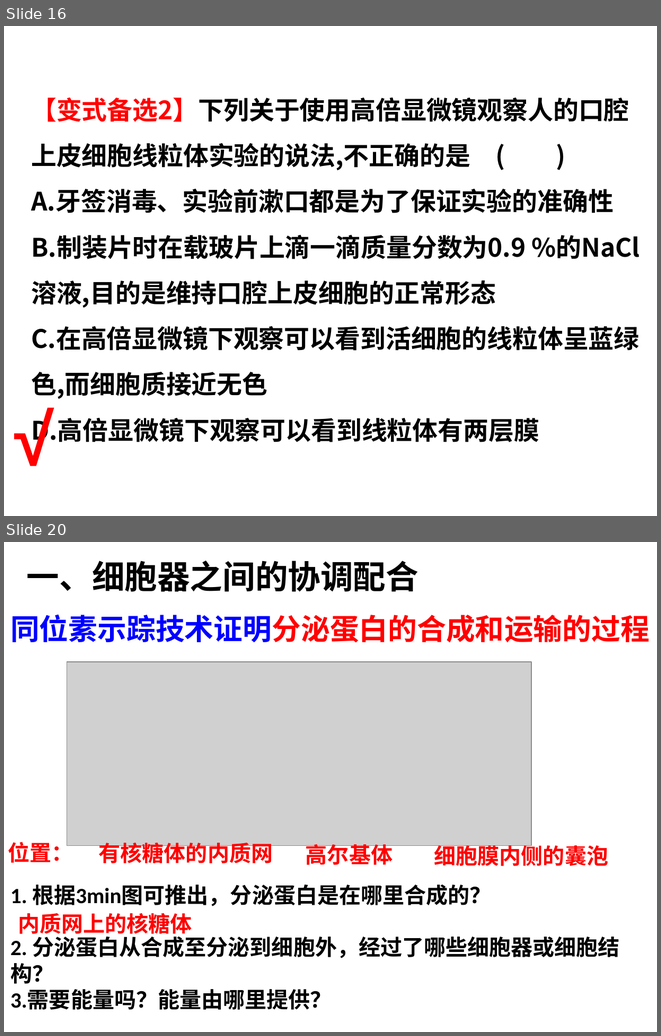
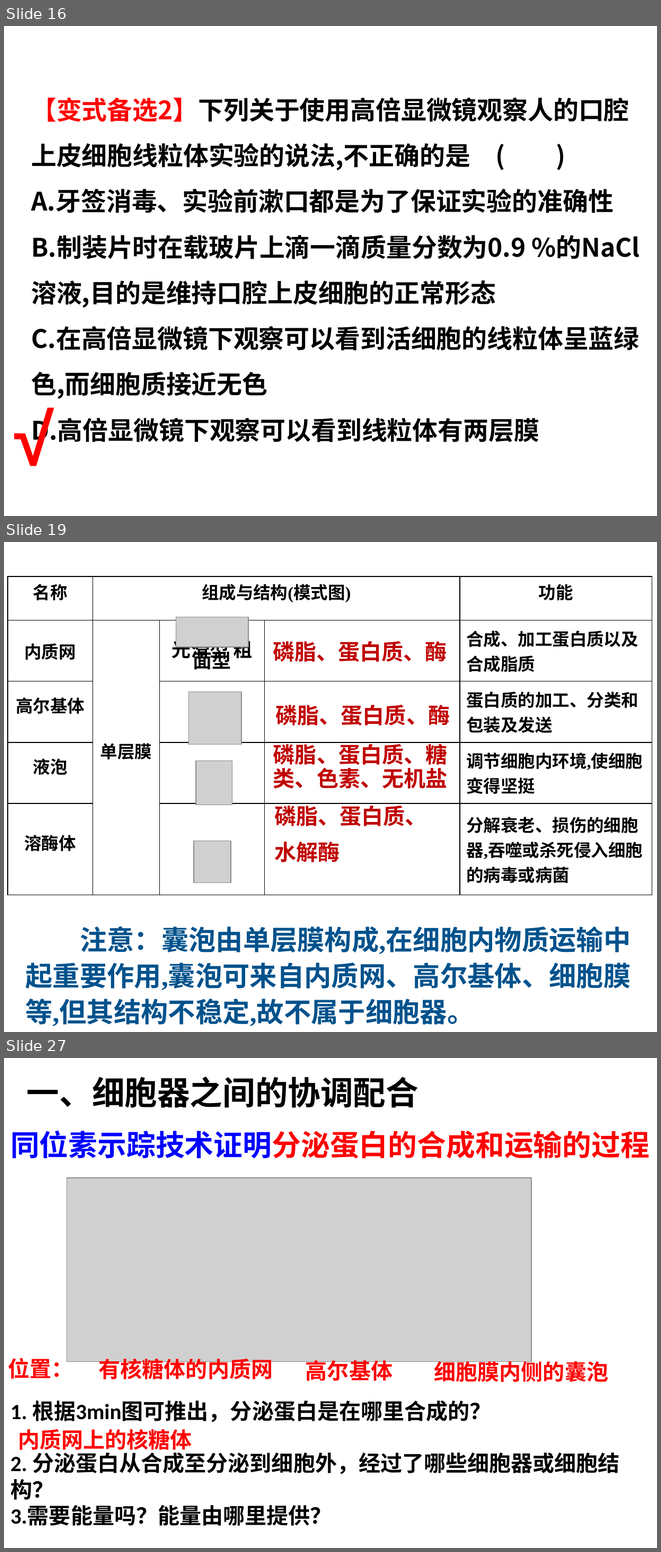
Before and after one commit to ZogeMung/class10, a slide deck: shengwu/rao3.2细胞器系统内的分工合作.ppt. Shown one above the other, each under a label of ours: slides 16 and 20 before the commit, slides 16, 19 and 27 after it; the slides between them are not shown. The pictures are 661x1036 and 661x1552 pixels, drawn with LibreOffice and Linux fonts; fonts in the diff are those of the drawing; grey boxes stand for pictures. Boxes give left, top, right and bottom in pixels: in the first picture for what was removed or moved away, otherwise in the second. Text is boxed around its words. In the diff, an @@ line names an element or a change of style, - is before the commit and + after.

```diff
--- a/shengwu/rao3.2细胞器系统内的分工合作.ppt
+++ b/shengwu/rao3.2细胞器系统内的分工合作.ppt
@@ slide 19 added at (4, 542, 657, 1032), background #FFFFFF @@
@@ table added at (8, 576, 652, 894), 5 rows, 5 columns @@
+名称 | 组成与结构(模式图) |  |  | 功能
+内质网 | 单层膜 | 光滑型 粗面型 |  | 合成、加工蛋白质以及合成脂质
+高尔基体 |  |  |  | 蛋白质的加工、分类和包装及发送
+液泡 |  |  |  | 调节细胞内环境,使细胞变得坚挺
+溶酶体 |  |  |  | 分解衰老、损伤的细胞器,吞噬或杀死侵入细胞的病毒或病菌
@@ picture added at (176, 617, 248, 647) @@
@@ text added at (273, 641, 447, 662), 24 pt, text #C00000, bold @@
+磷脂、蛋白质、酶
@@ picture added at (189, 691, 241, 744) @@
@@ text added at (276, 705, 450, 725), 24 pt, text #C00000, bold @@
+磷脂、蛋白质、酶
@@ text added at (273, 742, 448, 788), 24 pt, text #C00000, bold @@
+磷脂、蛋白质、糖
+类、色素、无机盐
@@ picture added at (196, 761, 232, 804) @@
@@ text added at (274, 803, 426, 862), 24 pt, text #C00000, bold @@
+磷脂、蛋白质、
+水解酶
@@ picture added at (194, 840, 231, 882) @@
@@ text added at (25, 926, 630, 1026), 30 pt, text #00528C, bold @@
+注意：囊泡由单层膜构成,在细胞内物质运输中起重要作用,囊泡可来自内质网、高尔基体、细胞膜等,但其结构不稳定,故不属于细胞器。
@@ what was slide 20 is now slide 27 @@
```
Also in this commit, not shown: 2 slides changed, 12 other slides added, 7 slides removed, 4 other files.
